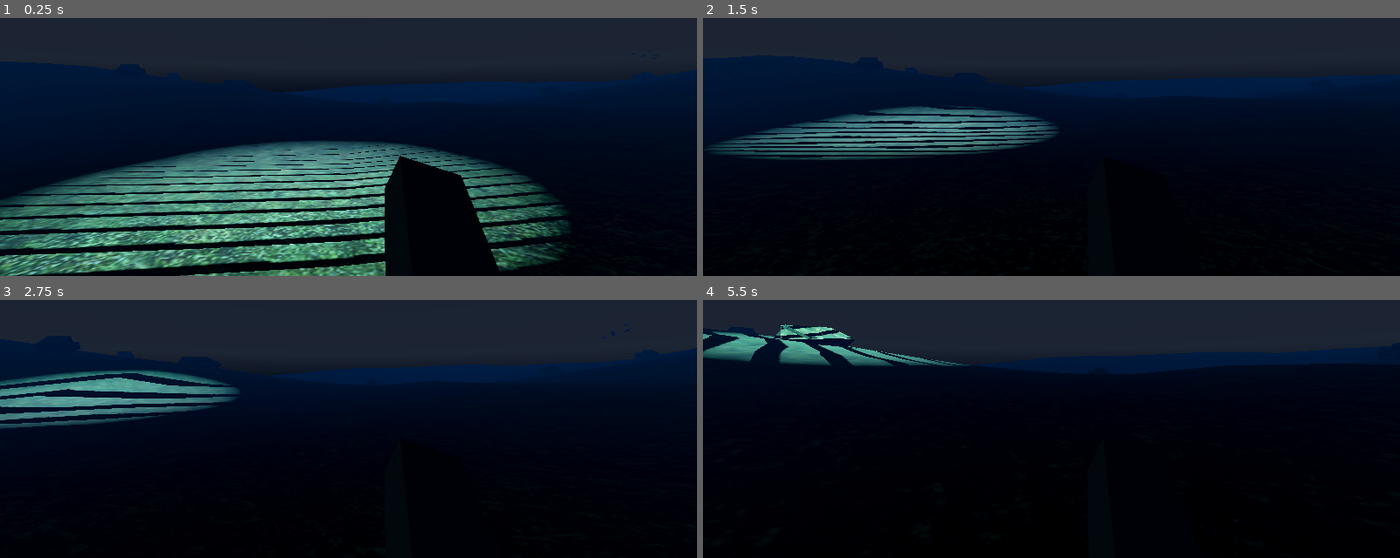
Above: before the commit, frames 1-4 (two rows, left to right).
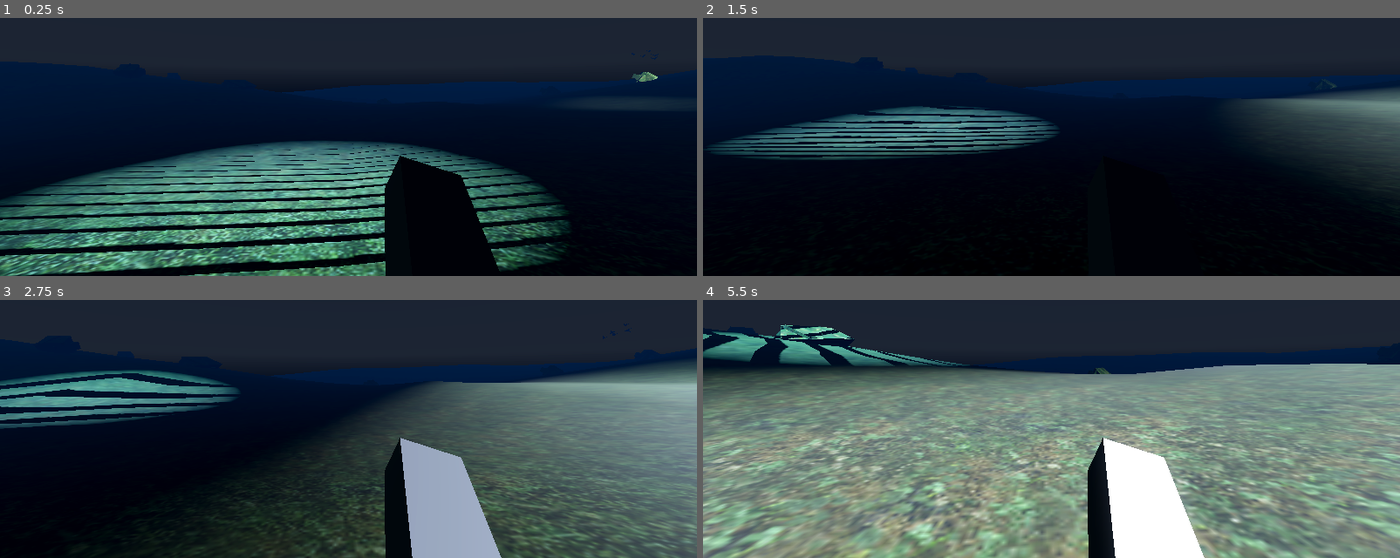
Above: after the commit, the same moments.

Repository: ChrisY03/gavinwadenew
Game: Godot game, scene res://Scenes/Pierce_scene.tscn
Two runs of this game, one before a commit and one after it. Both use one fixed random seed, a clock stepped at 60 frames per second and the inputs below. This scene is started directly instead of the project's main scene. A sky picture missing from this copy of the repository is replaced by a grey-blue gradient.
Inputs (mouse positions are in pixels of both pictures, inside the frame that each line leads up to):
- Up to frame 1 (0.25 s): no input
- Up to frame 2 (1.5 s): move the mouse to (1086, 79) at 0.52 s; hold W (move_forward) from 0.53 s (still down); tap Ctrl (crouch) at 0.6 s; tap Space (jump) at 0.77 s; move the mouse to (1016, 82) at 1.27 s; tap Shift (sprint) at 1.35 s
- Up to frame 3 (2.75 s): keep holding W (move_forward); tap Space (jump) at 1.52 s; move the mouse to (362, 354) at 2.02 s; tap E (whistle) at 2.1 s
- Up to frame 4 (5.5 s): keep holding W (move_forward); move the mouse to (1044, 369) at 2.77 s; tap Ctrl (crouch) at 2.85, 5.1 s; tap Space (jump) at 3.02, 3.77, 4.52 s; move the mouse to (1100, 367) at 3.52 s; hold Shift (sprint) 3.53-4.28 s; move the mouse to (995, 356) at 4.27 s; tap E (whistle) at 4.35 s; move the mouse to (1058, 361) at 5.02 s

The runs differ from the first frame. In frame 1, 0.1% of the frame differs, in the area x 87-95%, y 20-35%; in frame 2, 5.8%; in frame 3, 40%; in frame 4, 72%, in the area x 0-100%, y 24-100%.

Commit message:
Update Pierce_scene.tscn

Diff:
--- a/ai_demo/Scenes/Pierce_scene.tscn
+++ b/ai_demo/Scenes/Pierce_scene.tscn
@@ -1,9 +1,10 @@
-[gd_scene load_steps=5 format=3 uid="uid://i64y8efd8ifr"]
+[gd_scene load_steps=6 format=3 uid="uid://i64y8efd8ifr"]
 
 [ext_resource type="PackedScene" uid="uid://dj0vxhttsyh6b" path="res://assets/terrrain.tscn" id="1_xpgly"]
 [ext_resource type="PackedScene" uid="uid://ceqkgqnynw557" path="res://assets/heli.tscn" id="2_8upjp"]
 [ext_resource type="PackedScene" uid="uid://dts1rqcw4f4af" path="res://assets/player.tscn" id="3_8upjp"]
 [ext_resource type="PackedScene" uid="uid://ylggyhfgm3a7" path="res://bird_flock.tscn" id="4_d4b07"]
+[ext_resource type="PackedScene" uid="uid://c2hara3ig8d4y" path="res://assets/GuardReal.tscn" id="5_0r2r5"]
 
 [node name="PierceScene" type="Node3D"]
 
@@ -30,3 +31,6 @@
 
 [node name="BirdFlock4" parent="." instance=ExtResource("4_d4b07")]
 transform = Transform3D(5, 0, 0, 0, 5, 0, 0, 0, 5, 71.354, 10.178031, -67.564896)
+
+[node name="Guard" parent="." instance=ExtResource("5_0r2r5")]
+transform = Transform3D(1, 0, 0, 0, 1, 0, 0, 0, 1, 72.046326, 12.0642605, 0)
